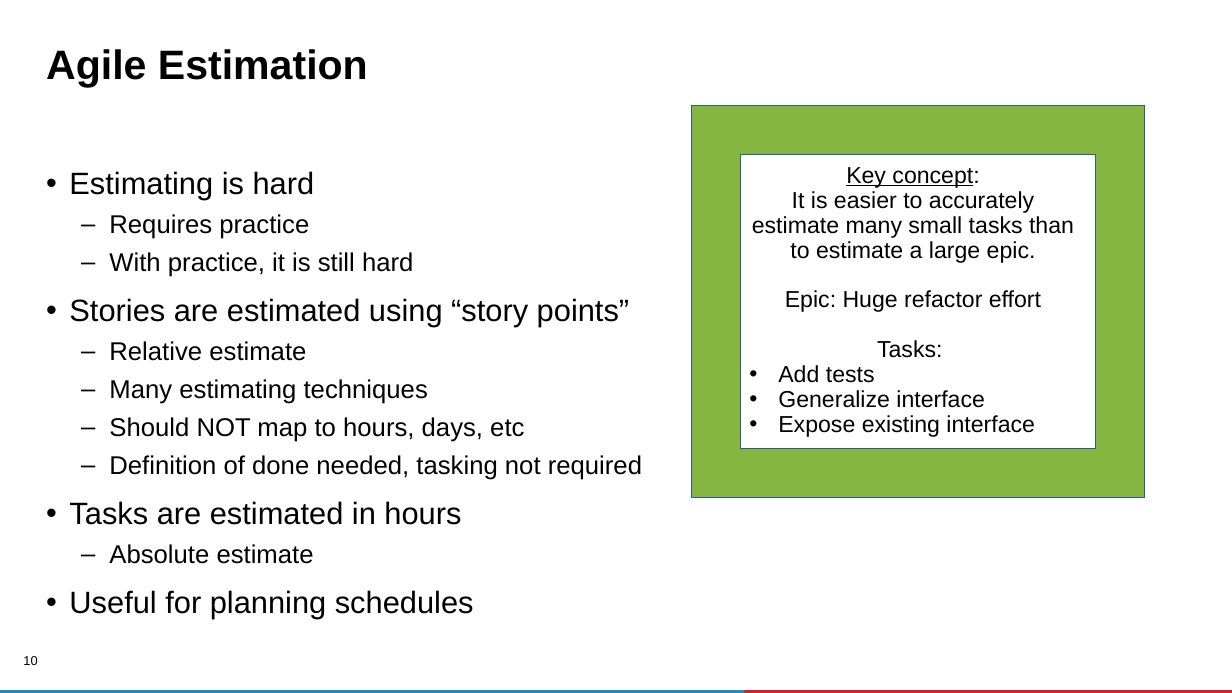
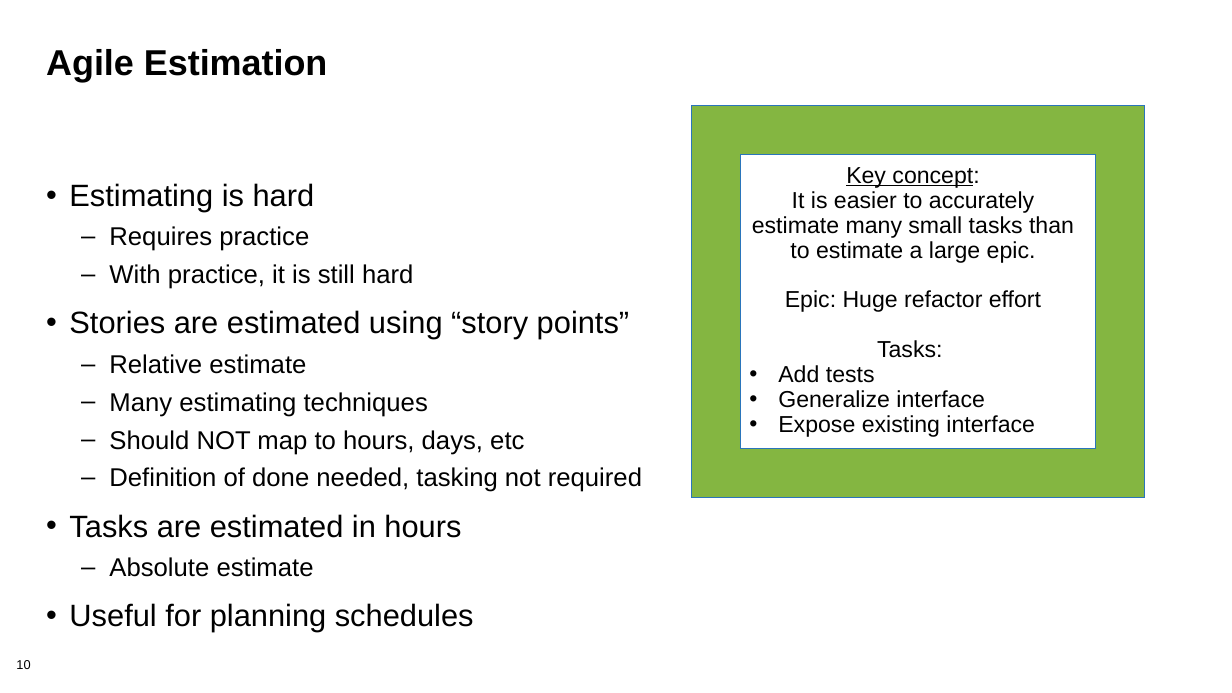
Before and after one commit to bssw-tutorial/presentations, a slide deck: slide 10 of agile-redux.pptx. Drawn at 1232x693 pixels with LibreOffice and Linux fonts; fonts in the diff are those of the drawing; background and template pictures are left out. Boxes give left, top, right and bottom in pixels: in the first picture for what was removed or moved away, otherwise in the second. Text is boxed around its words. In the diff, an @@ line names an element or a change of style, - is before the commit and + after.

```diff
--- a/agile-redux.pptx
+++ b/agile-redux.pptx
@@ title "Agile Estimation" at [46,49,327,82]: size 32 to 28 pt @@
@@ frame at [691,105,1144,497]: outline #266092 0.75 pt to #2A75BB 0.75 pt @@
@@ text "Estimating is hard": place and size @@
-text "Estimating is hard" at [69,171,642,564]
+text "Estimating is hard" at [69,183,642,577]
@@ page number at [16,660,30,669]: alignment right to left @@
@@ rectangle removed at [0,690,744,693] @@
@@ rectangle removed at [744,690,1232,693] @@
```
Also in this commit, not shown: 11 other slides changed, 11 other files.
